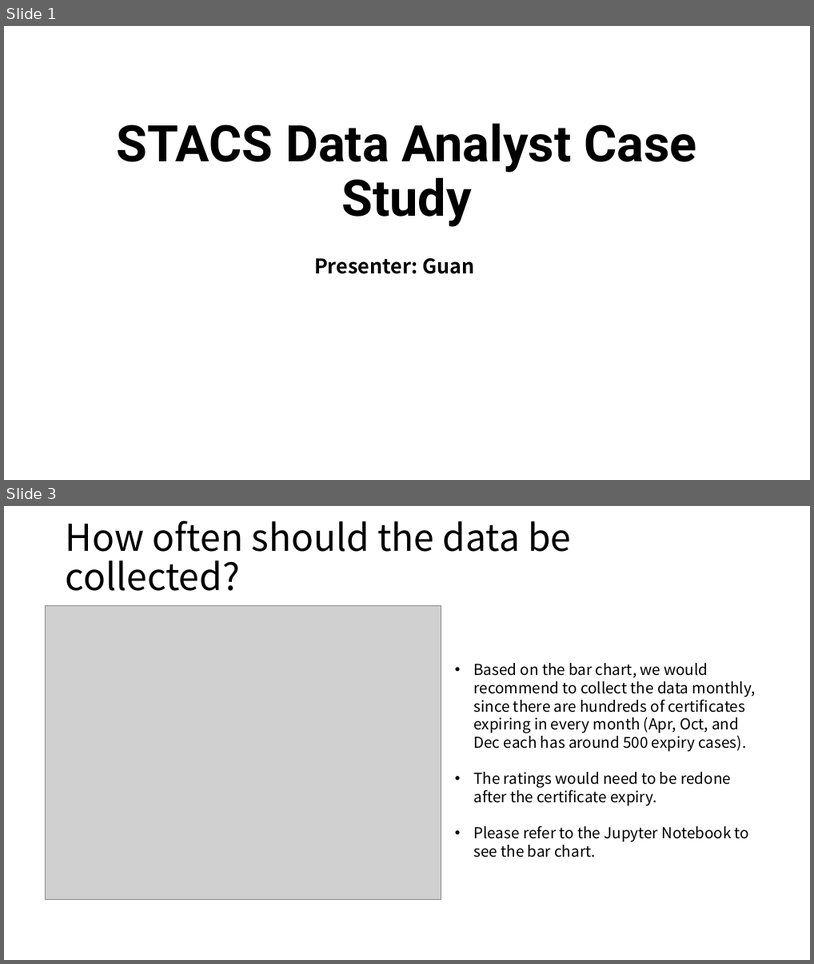
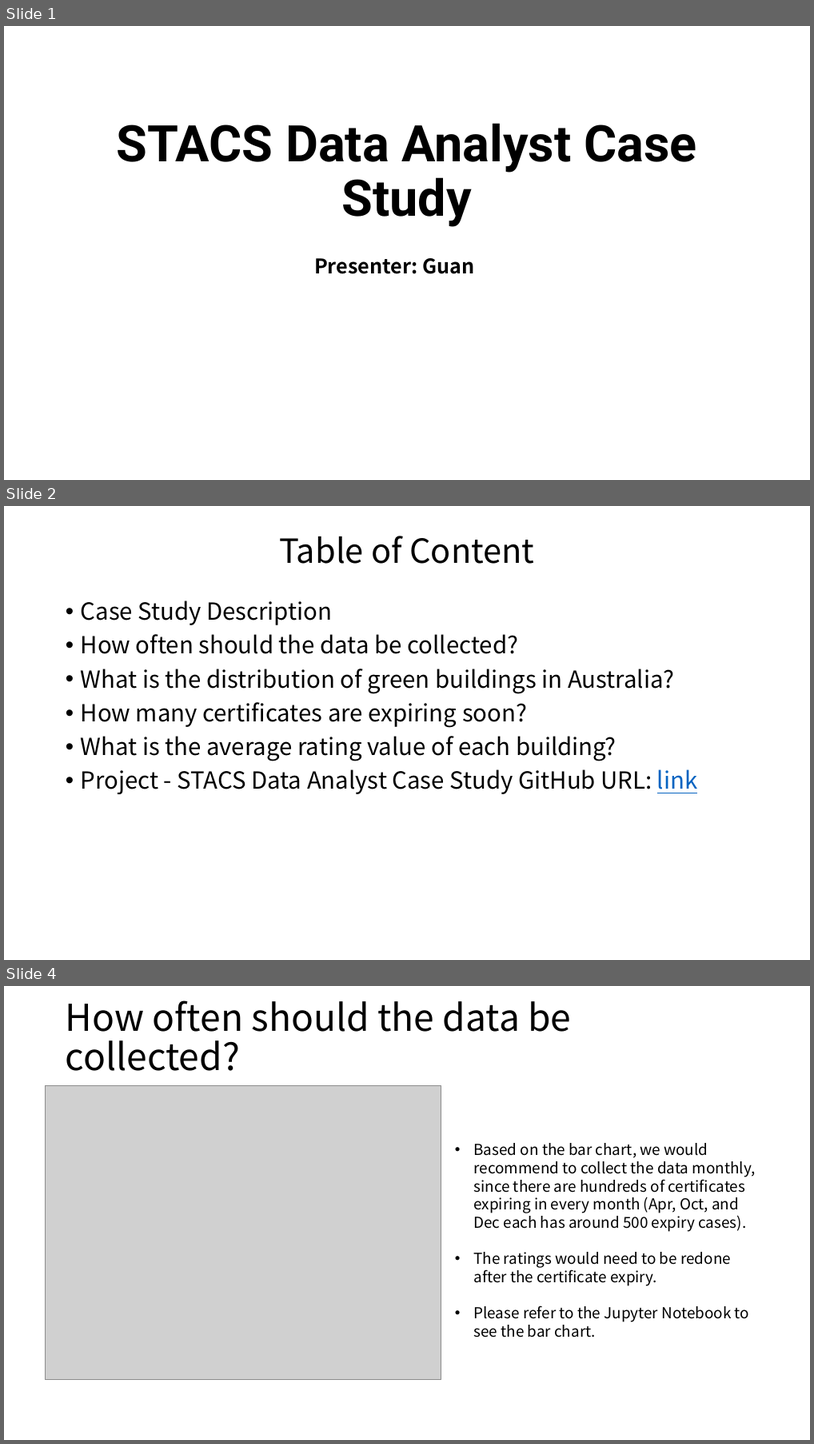
Before and after one commit to guanp2023/Project_STACS_Data_Analyst_Case_Study, a slide deck: Project - STACS Data Analyst Case Study.pptx. Shown one above the other, each under a label of ours: slides 1 and 3 before the commit, slides 1, 2 and 4 after it; the slides between them are not shown. The pictures are 814x964 and 814x1444 pixels, drawn with LibreOffice and Linux fonts; fonts in the diff are those of the drawing; grey boxes stand for pictures. Boxes give left, top, right and bottom in pixels: in the first picture for what was removed or moved away, otherwise in the second. Text is boxed around its words. In the diff, an @@ line names an element or a change of style, - is before the commit and + after.

```diff
--- a/Project - STACS Data Analyst Case Study.pptx
+++ b/Project - STACS Data Analyst Case Study.pptx
@@ slide 2 added at [4,506,810,960], background #FFFFFF @@
@@ title added at [279,536,534,564], 39.6 pt, text #000000 @@
+Table of Content
@@ text added at [81,600,698,794], 28 pt, text #000000 @@
+• Case Study Description
+• How often should the data be collected?
+• What is the distribution of green buildings in Australia?
+• How many certificates are expiring soon?
+• What is the average rating value of each building?
+• Project - STACS Data Analyst Case Study GitHub URL: link
@@ what was slide 3 is now slide 4 @@
```
Also in this commit, not shown: 1 slide changed, 1 other slide added, 1 other file.
